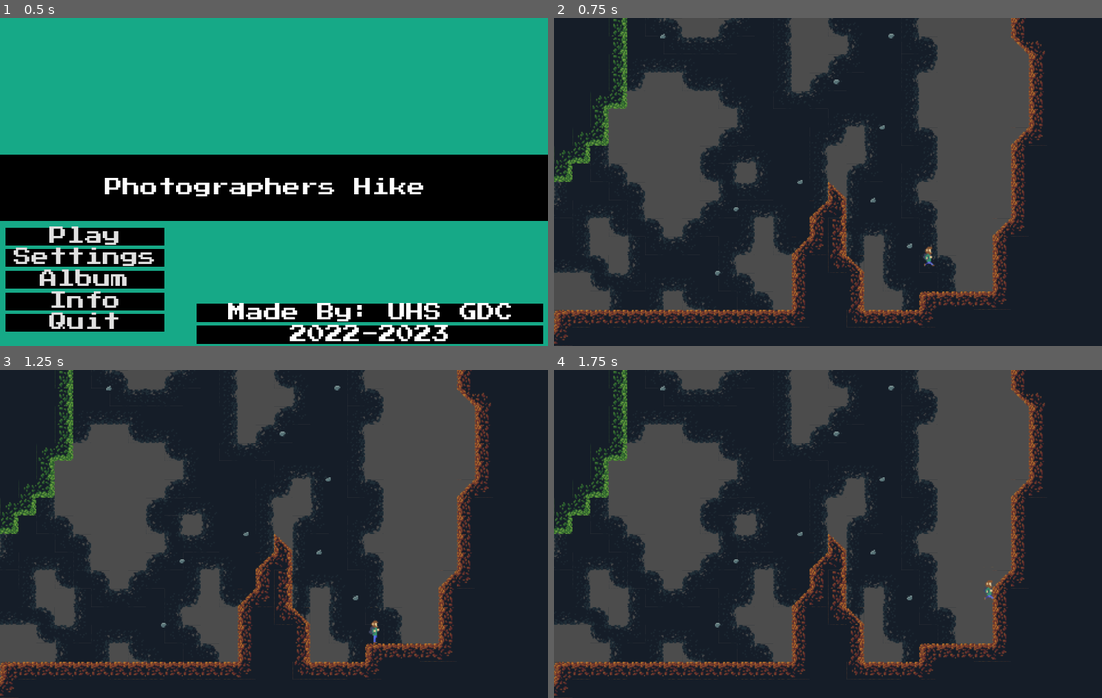
Above: before the commit, frames 1-4 (two rows, left to right).
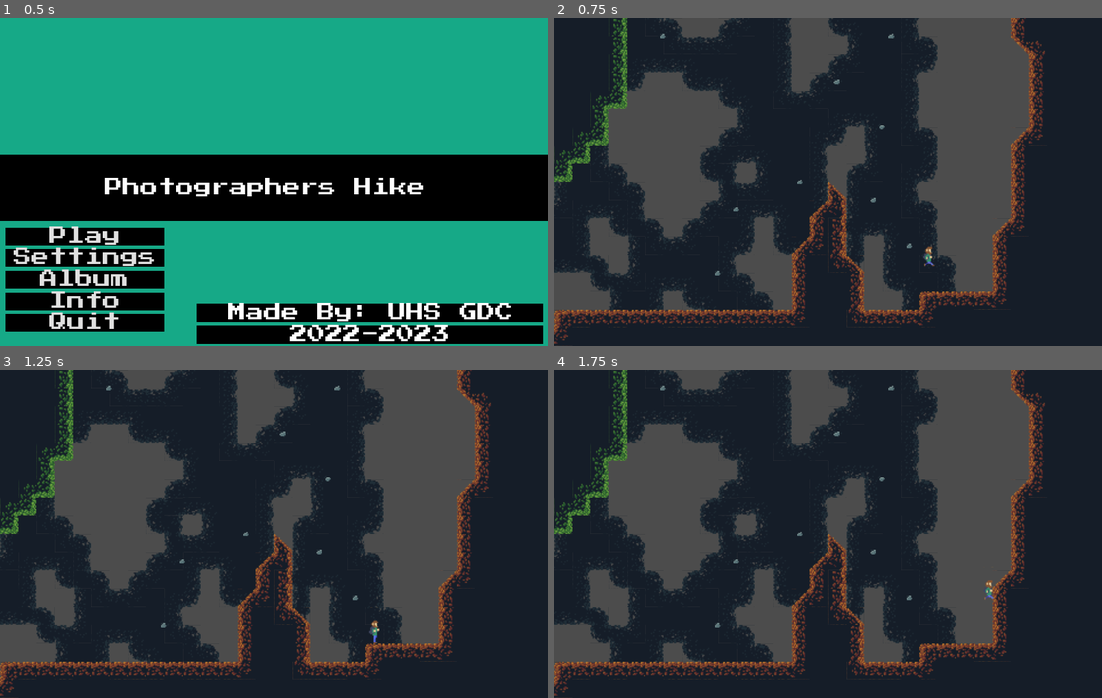
Above: after the commit, the same moments.

Repository: UHSGDC/Photographers-Hike
Game: Godot game, scene res://Game.tscn
Two runs of this game, one before a commit and one after it. Both use one fixed random seed, a clock stepped at 60 frames per second and the inputs below. The engine's default icon, where the game draws it, is replaced by a stand-in: a white triangle on a blue panel in a dark square.
Inputs (mouse positions are in pixels of both pictures, inside the frame that each line leads up to):
- Up to frame 1 (0.5 s): no input
- Up to frame 2 (0.75 s): click "Play" at 0.5 s
- Up to frame 3 (1.25 s): no input
- Up to frame 4 (1.75 s): tap Enter at 1.25 s; move the mouse to (948, 517) at 1.27 s; hold D (right) from 1.28 s (still down); hold Ctrl (interact) from 1.28 s (still down); tap Space (jump) at 1.52 s

Frame 1 is identical in both runs. In frame 2, less than 0.1% of the frame differs, in the area x 19-66%, y 4-79%; in frame 3, less than 0.1%; in frame 4, less than 0.1%.

Commit message:
Improved texture randomization for rocks and vines

Diff:
--- a/PhotographersHike/Minigames/RockClimbing/Rock.gd
+++ b/PhotographersHike/Minigames/RockClimbing/Rock.gd
@@ -1,10 +1,6 @@
 extends Area2D
 
-var rng: RandomNumberGenerator = RandomNumberGenerator.new()
+
 
 var last_jump_path: PoolVector2Array
 var last_jump_strength: float
-
-func _ready() -> void:
-	rng.randomize()
-	$Sprite.frame = rng.randi_range(0, 3)
--- a/PhotographersHike/Minigames/RockClimbing/RockClimbing.gd
+++ b/PhotographersHike/Minigames/RockClimbing/RockClimbing.gd
@@ -29,10 +29,19 @@
 
 var track_path: bool = false
 
+var rng: RandomNumberGenerator = RandomNumberGenerator.new()
+
 
 func _ready() -> void:
 	current_jump_velocity = min_jump_velocity
 	call_deferred("set_player_reference")
+
+	randomize_rock_textures()
+
+func randomize_rock_textures() -> void:
+	rng.randomize()
+	for rock in $Rocks.get_children():
+		rock.get_node("Sprite").frame = rng.randi_range(0, 3)
 
 
 func set_player_reference() -> void:
--- a/PhotographersHike/Minigames/RockClimbing/Vine.gd
+++ /dev/null
@@ -1,8 +0,0 @@
-extends Area2D
-
-var rng: RandomNumberGenerator = RandomNumberGenerator.new()
-
-func _ready():
-	rng.randomize()
-
-	$Sprite.frame = rng.randi_range(0, 1)
--- a/PhotographersHike/Minigames/RockClimbing/Vine.tscn
+++ b/PhotographersHike/Minigames/RockClimbing/Vine.tscn
@@ -1,7 +1,6 @@
-[gd_scene load_steps=4 format=2]
+[gd_scene load_steps=3 format=2]
 
 [ext_resource path="res://Assets/Art/Minigames/Vine.png" type="Texture" id=1]
-[ext_resource path="res://Minigames/RockClimbing/Vine.gd" type="Script" id=2]
 
 [sub_resource type="RectangleShape2D" id=1]
 extents = Vector2( 8, 8 )
@@ -10,7 +9,6 @@
 collision_layer = 0
 collision_mask = 4
 monitorable = false
-script = ExtResource( 2 )
 
 [node name="Sprite" type="Sprite" parent="."]
 texture = ExtResource( 1 )
--- a/PhotographersHike/Minigames/RockClimbing/VineManager.gd
+++ b/PhotographersHike/Minigames/RockClimbing/VineManager.gd
@@ -7,11 +7,18 @@
 var player: KinematicBody2D
 var vines: int = 0
 
+var rng: RandomNumberGenerator = RandomNumberGenerator.new()
+
 
 func _ready() -> void:
+	rng.randomize()
 	for child in get_children():
 		child.connect("body_entered", self, "_on_Vine_body_entered")
 		child.connect("body_exited", self, "_on_Vine_body_exited")
+
+
+
+		child.get_node("Sprite").frame = rng.randi_range(0, 1)
 
 
 func _physics_process(delta):
